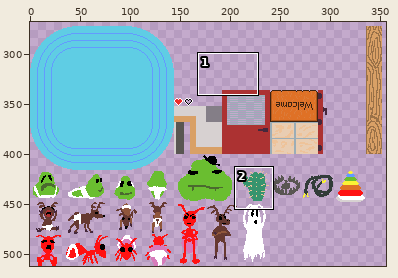
A sprite sheet gets an edit: assets/TestMap.png. Above, an overview of the earlier version with the close-up marked.
Close-up. Before the edit:
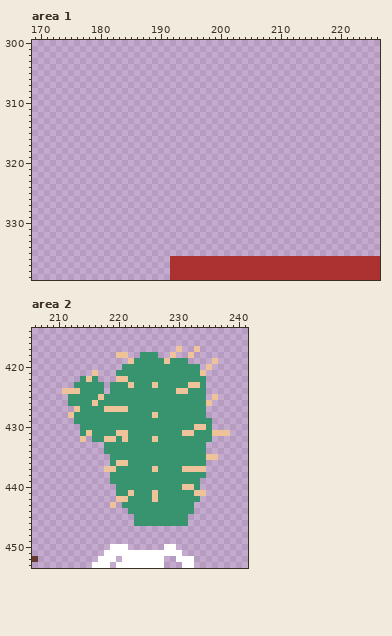
The file is 512x512 pixels. Shown: area 1: x 169..226, y 300..339; area 2: x 206..241, y 414..453. The wide view leaves out empty margins.
After the commit:
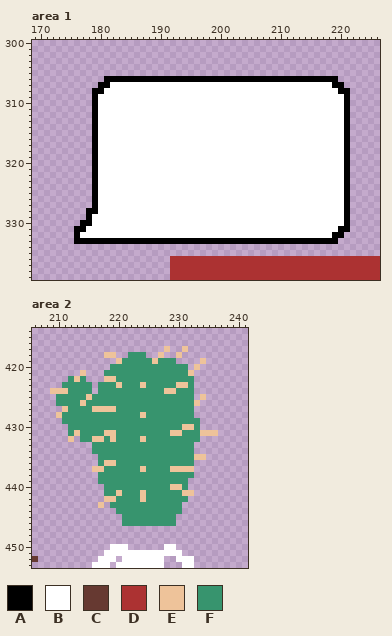
Palette (. is transparent): A #000000  B #ffffff  C #663931  D #ac3232  E #eec39a  F #37946e
The exact change:
--- area 1
@@ x 169..226 @@
 305 ..........................................................
-306 ..........................................................
-307 ..........................................................
-308 ..........................................................
-309 ..........................................................
-310 ..........................................................
-311 ..........................................................
-312 ..........................................................
-313 ..........................................................
-314 ..........................................................
-315 ..........................................................
-316 ..........................................................
-317 ..........................................................
-318 ..........................................................
-319 ..........................................................
-320 ..........................................................
-321 ..........................................................
-322 ..........................................................
-323 ..........................................................
-324 ..........................................................
-325 ..........................................................
-326 ..........................................................
-327 ..........................................................
-328 ..........................................................
-329 ..........................................................
-330 ..........................................................
-331 ..........................................................
-332 ..........................................................
-333 ..........................................................
+306 ............AAAAAAAAAAAAAAAAAAAAAAAAAAAAAAAAAAAAAAA.......
+307 ...........AABBBBBBBBBBBBBBBBBBBBBBBBBBBBBBBBBBBBBAA......
+308 ..........AABBBBBBBBBBBBBBBBBBBBBBBBBBBBBBBBBBBBBBBAA.....
+309 ..........ABBBBBBBBBBBBBBBBBBBBBBBBBBBBBBBBBBBBBBBBBA.....
+310 ..........ABBBBBBBBBBBBBBBBBBBBBBBBBBBBBBBBBBBBBBBBBA.....
+311 ..........ABBBBBBBBBBBBBBBBBBBBBBBBBBBBBBBBBBBBBBBBBA.....
+312 ..........ABBBBBBBBBBBBBBBBBBBBBBBBBBBBBBBBBBBBBBBBBA.....
+313 ..........ABBBBBBBBBBBBBBBBBBBBBBBBBBBBBBBBBBBBBBBBBA.....
+314 ..........ABBBBBBBBBBBBBBBBBBBBBBBBBBBBBBBBBBBBBBBBBA.....
+315 ..........ABBBBBBBBBBBBBBBBBBBBBBBBBBBBBBBBBBBBBBBBBA.....
+316 ..........ABBBBBBBBBBBBBBBBBBBBBBBBBBBBBBBBBBBBBBBBBA.....
+317 ..........ABBBBBBBBBBBBBBBBBBBBBBBBBBBBBBBBBBBBBBBBBA.....
+318 ..........ABBBBBBBBBBBBBBBBBBBBBBBBBBBBBBBBBBBBBBBBBA.....
+319 ..........ABBBBBBBBBBBBBBBBBBBBBBBBBBBBBBBBBBBBBBBBBA.....
+320 ..........ABBBBBBBBBBBBBBBBBBBBBBBBBBBBBBBBBBBBBBBBBA.....
+321 ..........ABBBBBBBBBBBBBBBBBBBBBBBBBBBBBBBBBBBBBBBBBA.....
+322 ..........ABBBBBBBBBBBBBBBBBBBBBBBBBBBBBBBBBBBBBBBBBA.....
+323 ..........ABBBBBBBBBBBBBBBBBBBBBBBBBBBBBBBBBBBBBBBBBA.....
+324 ..........ABBBBBBBBBBBBBBBBBBBBBBBBBBBBBBBBBBBBBBBBBA.....
+325 ..........ABBBBBBBBBBBBBBBBBBBBBBBBBBBBBBBBBBBBBBBBBA.....
+326 ..........ABBBBBBBBBBBBBBBBBBBBBBBBBBBBBBBBBBBBBBBBBA.....
+327 ..........ABBBBBBBBBBBBBBBBBBBBBBBBBBBBBBBBBBBBBBBBBA.....
+328 .........AABBBBBBBBBBBBBBBBBBBBBBBBBBBBBBBBBBBBBBBBBA.....
+329 .........ABBBBBBBBBBBBBBBBBBBBBBBBBBBBBBBBBBBBBBBBBBA.....
+330 ........AABBBBBBBBBBBBBBBBBBBBBBBBBBBBBBBBBBBBBBBBBBA.....
+331 .......AABBBBBBBBBBBBBBBBBBBBBBBBBBBBBBBBBBBBBBBBBBAA.....
+332 .......ABBBBBBBBBBBBBBBBBBBBBBBBBBBBBBBBBBBBBBBBBBAA......
+333 .......AAAAAAAAAAAAAAAAAAAAAAAAAAAAAAAAAAAAAAAAAAAA.......
 334 ..........................................................
--- area 2
@@ x 206..241 @@
 416 ....................................
-417 ........................E..E........
-418 ..............EE..FFF..E..E.........
-419 ................EFFFFFEFFF....E.....
-420 ...............FFFFFFFFFFFFF.E......
-421 ..........E...FFFFFFFFFFFFFFE.......
-422 ........FEF...EEFFFFFFFFFFFFF.......
-423 .......FFFFF.FFFEFFFEFFFFFEEF.......
-424 .....EEEFFFF.FFFFFFFFFFFEEFFF.......
-425 ......FFFFFEFFFFFFFFFFFFFFFFF.E.....
-426 ......FFFFEFFFFFFFFFFFFFFFFFFE......
-427 .......EFFFFEEEEFFFFFFFFFFFFF.......
-428 ......EFFFFFFFFFFFFFEFFFFFFFF.......
-429 .......FFFFFFFFFFFFFFFFFFFFFFF......
-430 ........FFFFFFFFFFFFFFFFFFFEEF......
-431 ........FEFFFFEEFFFFFFFFFEEFFFEEE...
-432 ........E.FFEEFEFFFFEFFFFFFFFF......
-433 ............FFFFFFFFFFFFFFFFF.......
-434 ............FFFFFFFFFFFFFFFFF.......
-435 .............FFFFFFFFFFFFFFFFEE.....
-436 .............FEEFFFFFFFFFFFFF.......
-437 ............EEFFFFFFEFFFFEEEE.......
-438 .............FFFFFFFFFFFFFFFF.......
-439 .............FFFFFFFFFFFFFFF........
-440 ..............FFFFFFFFFFFEEF........
-441 ..............FFEFFFEFFFFFFEE.......
-442 ..............EEFFFFEFFFFFFF........
-443 .............E.FFFFFFFFFFFF.........
-444 ................FFFFFFFFFFF.........
-445 .................FFFFFFFFF..........
-446 .................FFFFFFFFF..........
+417 ......................E..E..........
+418 ............EE..FFF..E..E...........
+419 ..............EFFFFFEFFF....E.......
+420 .............FFFFFFFFFFFFF.E........
+421 ........E...FFFFFFFFFFFFFFE.........
+422 ......FEF...EEFFFFFFFFFFFFF.........
+423 .....FFFFF.FFFEFFFEFFFFFEEF.........
+424 ...EEEFFFF.FFFFFFFFFFFEEFFF.........
+425 ....FFFFFEFFFFFFFFFFFFFFFFF.E.......
+426 ....FFFFEFFFFFFFFFFFFFFFFFFE........
+427 .....EFFFFEEEEFFFFFFFFFFFFF.........
+428 ....EFFFFFFFFFFFFFEFFFFFFFF.........
+429 .....FFFFFFFFFFFFFFFFFFFFFFF........
+430 ......FFFFFFFFFFFFFFFFFFFEEF........
+431 ......FEFFFFEEFFFFFFFFFEEFFFEEE.....
+432 ......E.FFEEFEFFFFEFFFFFFFFF........
+433 ..........FFFFFFFFFFFFFFFFF.........
+434 ..........FFFFFFFFFFFFFFFFF.........
+435 ...........FFFFFFFFFFFFFFFFEE.......
+436 ...........FEEFFFFFFFFFFFFF.........
+437 ..........EEFFFFFFEFFFFEEEE.........
+438 ...........FFFFFFFFFFFFFFFF.........
+439 ...........FFFFFFFFFFFFFFF..........
+440 ............FFFFFFFFFFFEEF..........
+441 ............FFEFFFEFFFFFFEE.........
+442 ............EEFFFFEFFFFFFF..........
+443 ...........E.FFFFFFFFFFFF...........
+444 ..............FFFFFFFFFFF...........
+445 ...............FFFFFFFFF............
+446 ...............FFFFFFFFF............
 447 ....................................
Changed places in both close-ups, as pixel boxes (x1, y1, x2, y2):
added: (74, 76, 350, 244)
changed: (50, 346, 230, 526)
